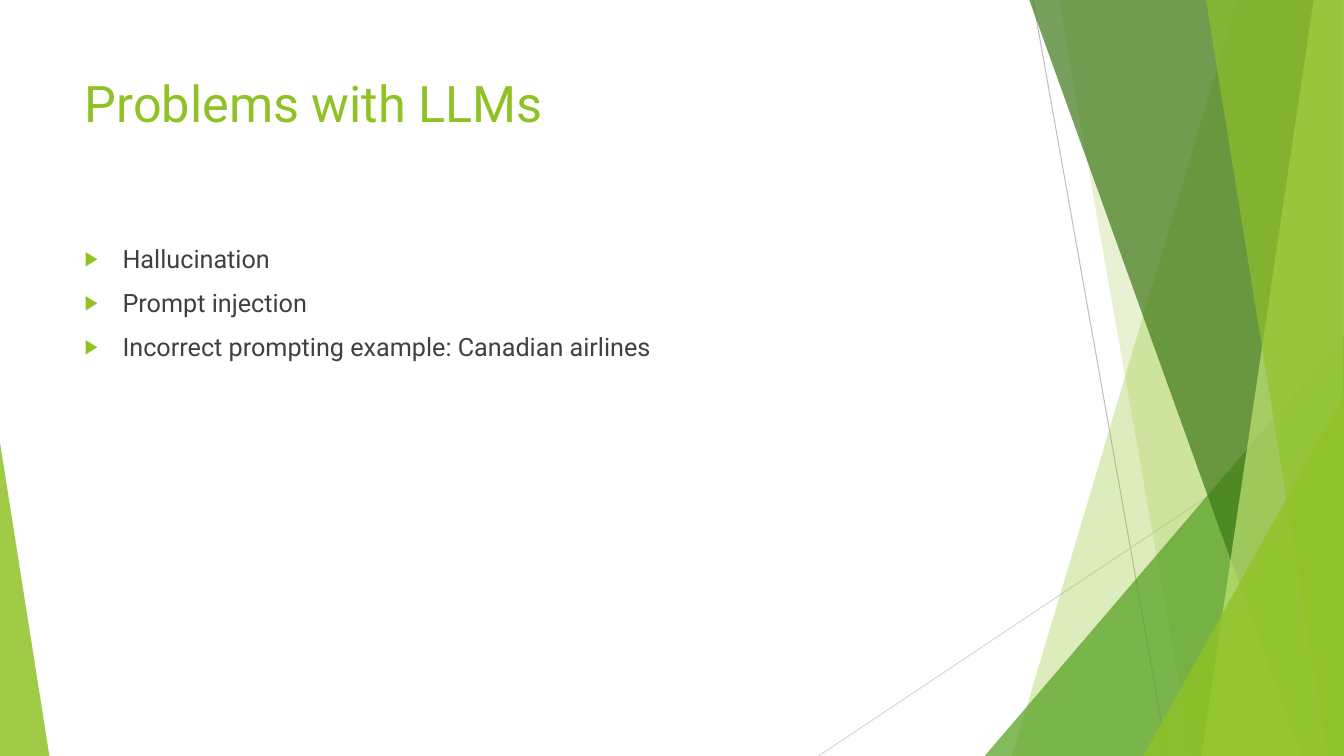
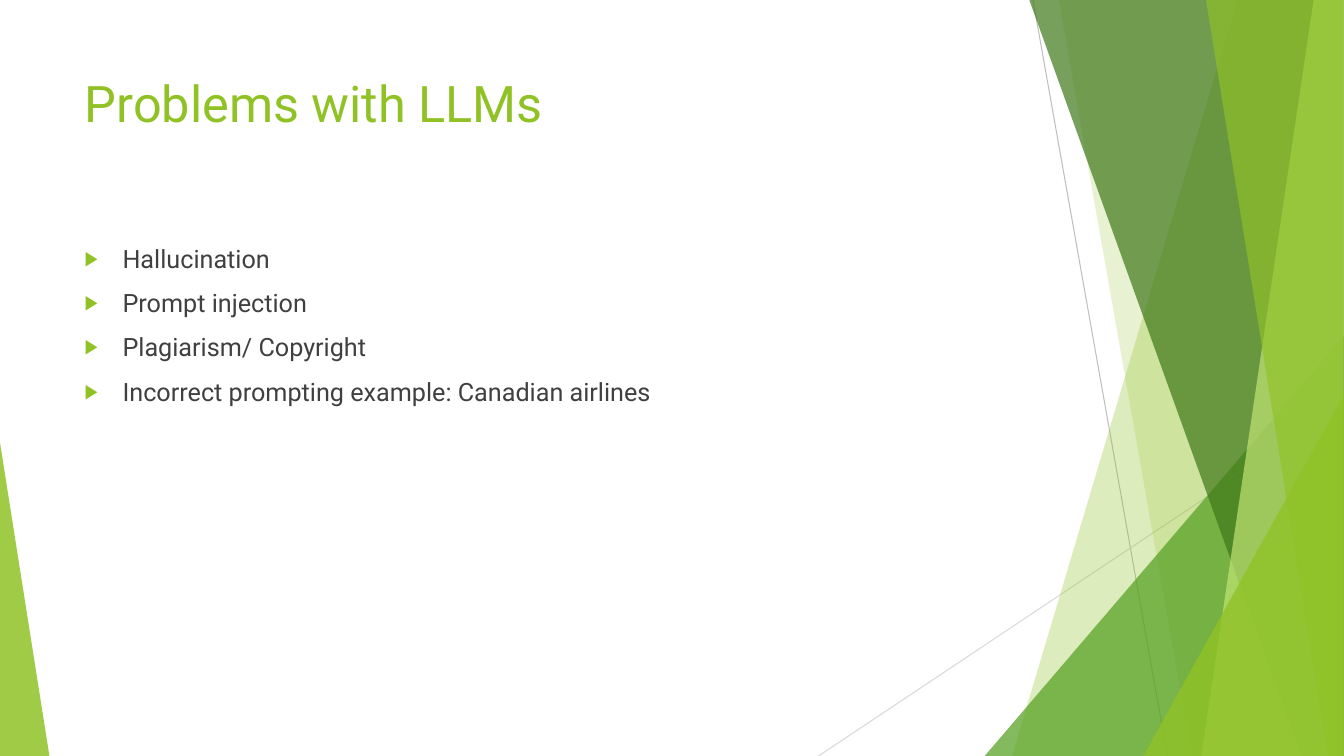
Before and after one commit to johnstaveley/JaaS, a slide deck: slide 12 of JaaS.pptx. Drawn at 1344x756 pixels with LibreOffice and Linux fonts; fonts in the diff are those of the drawing. Boxes give left, top, right and bottom in pixels: in the first picture for what was removed or moved away, otherwise in the second. Text is boxed around its words. In the diff, an @@ line names an element or a change of style, - is before the commit and + after.

```diff
--- a/JaaS.pptx
+++ b/JaaS.pptx
@@ text at [123, 337, 367, 362]: paragraph added @@
+▶ Plagiarism/ Copyright
```
Also in this commit, not shown: 5 other slides changed.
